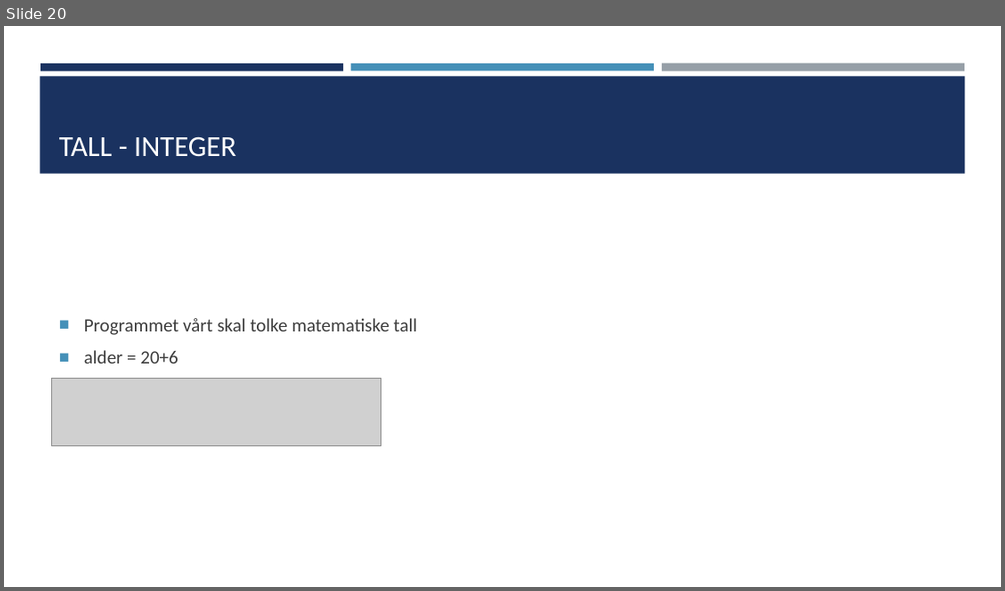
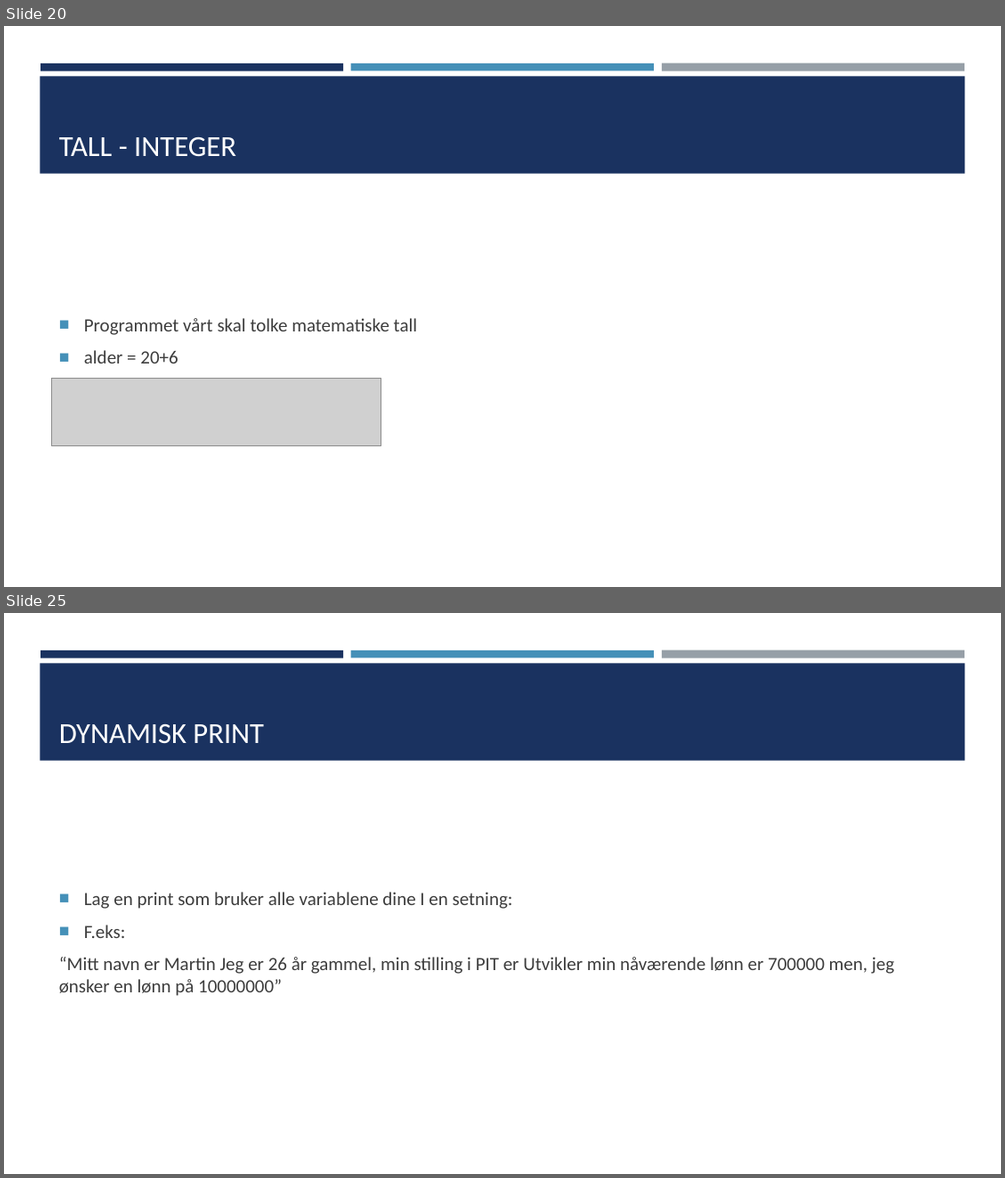
Before and after one commit to TheCodeAddiction/Learn-Python-Workshop, a slide deck: koding workshop powerpoint.pptx. Shown one above the other, each under a label of ours: slide 20 before the commit, slides 20 and 25 after it; the slides between them are not shown. The pictures are 1005x591 and 1005x1178 pixels, drawn with LibreOffice and Linux fonts; fonts in the diff are those of the drawing; grey boxes stand for pictures. Boxes give left, top, right and bottom in pixels: in the first picture for what was removed or moved away, otherwise in the second. Text is boxed around its words. In the diff, an @@ line names an element or a change of style, - is before the commit and + after.

Commit message:
Added Control logic and dynmic printing with vars. Also updated a lot of the task to fit the flow better.

```diff
--- a/koding workshop powerpoint.pptx
+++ b/koding workshop powerpoint.pptx
@@ slide 25 added at [4, 613, 1001, 1174], background #FFFFFF; not listed: 4 template elements that a slide beside it also shows @@
@@ title added at [59, 724, 264, 744], 28 pt, text #FFFFFF @@
+DYNAMISK PRINT
@@ text added at [59, 892, 894, 996], 18 pt, text #3D3D3D @@
+■ Lag en print som bruker alle variablene dine I en setning:
+■ F.eks:
+“Mitt navn er Martin Jeg er 26 år gammel, min stilling i PIT er Utvikler min nåværende lønn er 700000 men, jeg ønsker en lønn på 10000000”
```
Also in this commit, not shown: 1 slide changed, 10 other slides added, 6 other files.
